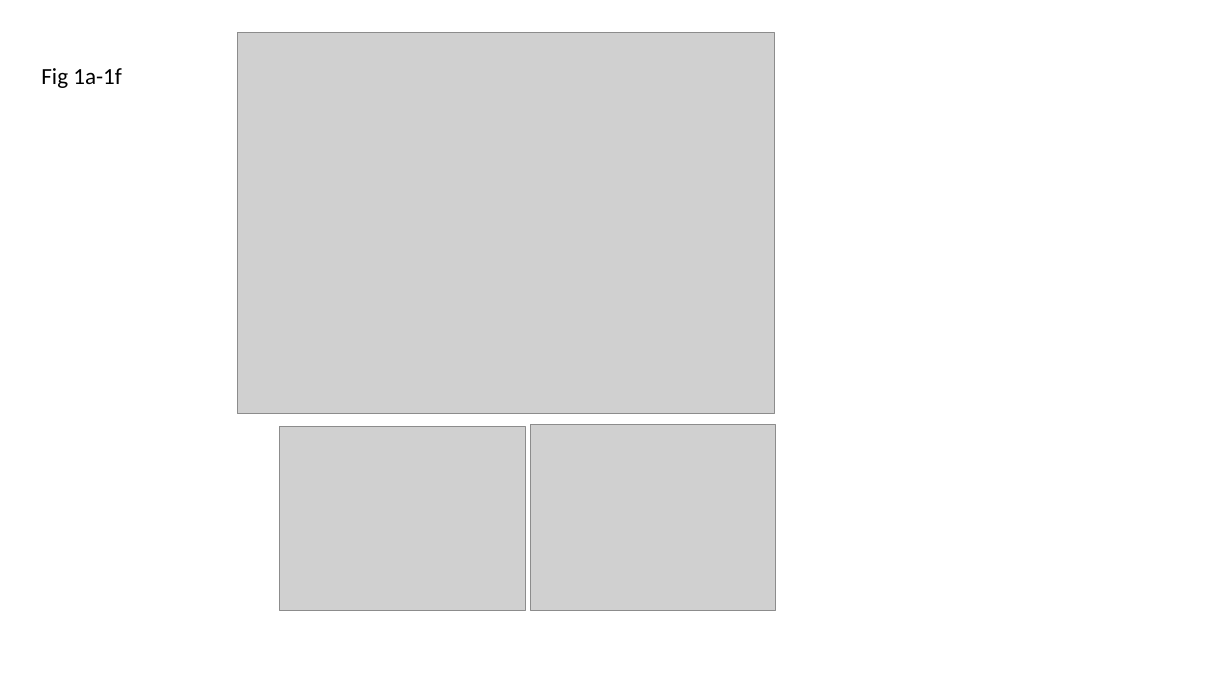
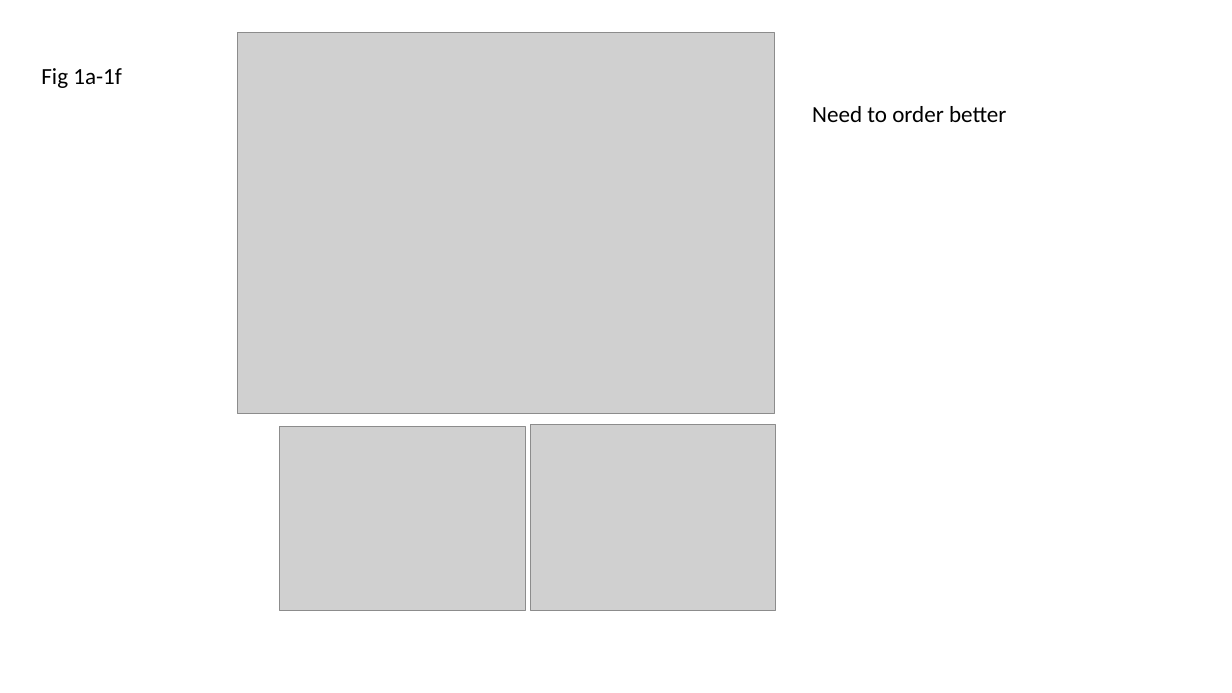
Before and after one commit to hurlbertlab/core-transient, a slide deck: slide 2 of output/plots/all_figs_with_legends.pptx. Drawn at 1232x693 pixels with LibreOffice and Linux fonts; fonts in the diff are those of the drawing; grey boxes stand for pictures; background and template pictures are left out. Boxes give left, top, right and bottom in pixels: in the first picture for what was removed or moved away, otherwise in the second. Text is boxed around its words. In the diff, an @@ line names an element or a change of style, - is before the commit and + after.

```diff
--- a/output/plots/all_figs_with_legends.pptx
+++ b/output/plots/all_figs_with_legends.pptx
@@ text added at (812, 106, 1006, 122), 18 pt, text #000000 @@
+Need to order better
```
Also in this commit, not shown: 1 other slide changed, 28 other files.
